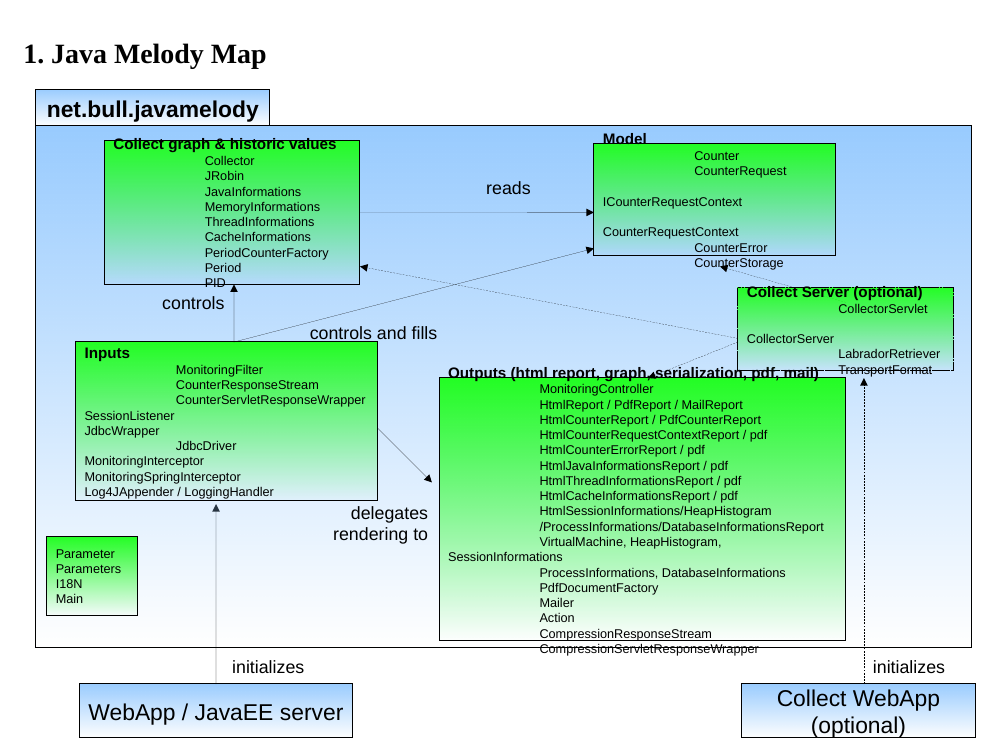
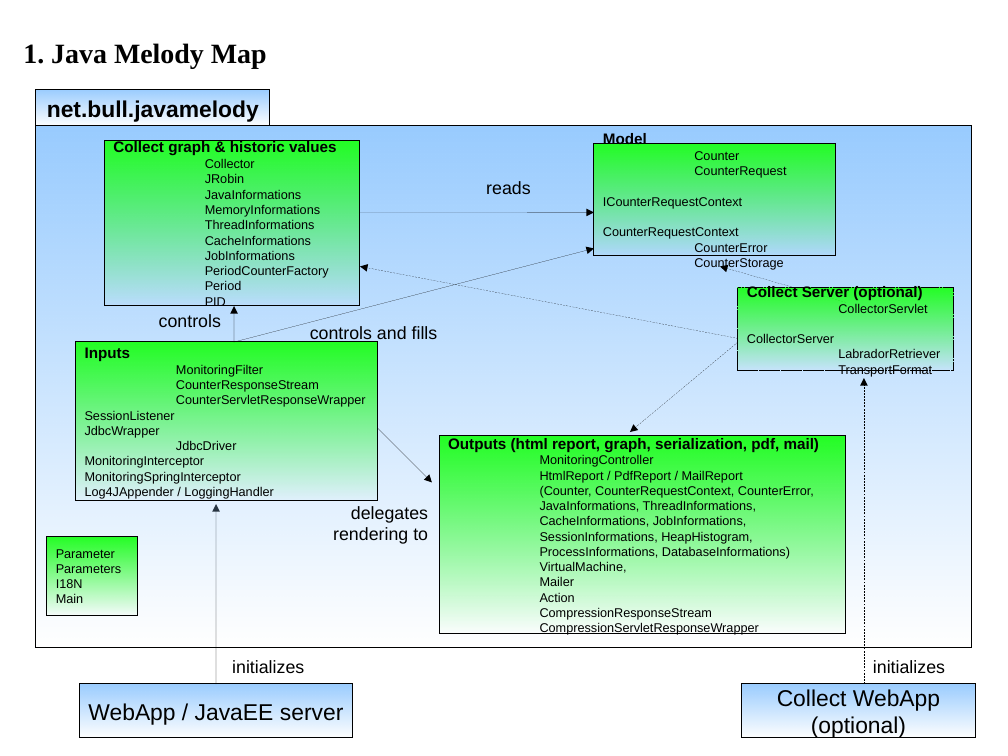
Before and after one commit to saschagrebe/javamelody, a slide deck: slide 1 of javamelody-core/src/site/resources/Map.odp. Drawn at 1008x756 pixels with LibreOffice and Linux fonts; fonts in the diff are those of the drawing. Boxes give left, top, right and bottom in pixels: in the first picture for what was removed or moved away, otherwise in the second. Text is boxed around its words. In the diff, an @@ line names an element or a change of style, - is before the commit and + after.

Commit message:
ajout JobInformations + corrections

```diff
--- a/javamelody-core/src/site/resources/Map.odp
+++ b/javamelody-core/src/site/resources/Map.odp
@@ rectangle "Collect graph & historic values": place and size @@
-rectangle "Collect graph & historic values" at bbox=[104, 141, 360, 284]
+rectangle "Collect graph & historic values" at bbox=[104, 141, 360, 306]
@@ text in rectangle at bbox=[205, 250, 295, 260]: paragraph added @@
+JobInformations
@@ text "controls": place and size @@
-text "controls" at bbox=[162, 296, 224, 309]
+text "controls" at bbox=[159, 314, 221, 327]
@@ arrow moved from (234, 342) - (234, 284) to (234, 342) - (234, 306) @@
@@ arrow moved from (738, 342) - (649, 378) to (738, 342) - (630, 432) @@
@@ rectangle "Outputs (html report, graph, serialization, ...": place and size @@
-rectangle "Outputs (html report, graph, serialization, ..." at bbox=[439, 378, 846, 640]
+rectangle "Outputs (html report, graph, serialization, ..." at bbox=[439, 435, 846, 634]
@@ text in rectangle at bbox=[540, 486, 814, 573]: text changed @@
-HtmlCounterReport / PdfCounterReport
-HtmlCounterRequestContextReport / pdf
-HtmlCounterErrorReport / pdf
-HtmlJavaInformationsReport / pdf
-HtmlThreadInformationsReport / pdf
-HtmlCacheInformationsReport / pdf
-HtmlSessionInformations/HeapHistogram
-/ProcessInformations/DatabaseInformationsReport
-VirtualMachine, HeapHistogram, SessionInformations
-ProcessInformations, DatabaseInformations
-PdfDocumentFactory
+(Counter, CounterRequestContext, CounterError,
+JavaInformations, ThreadInformations,
+CacheInformations, JobInformations,
+SessionInformations, HeapHistogram,
+ProcessInformations, DatabaseInformations)
+VirtualMachine,
```
Also in this commit, not shown: 2 other slides changed.
